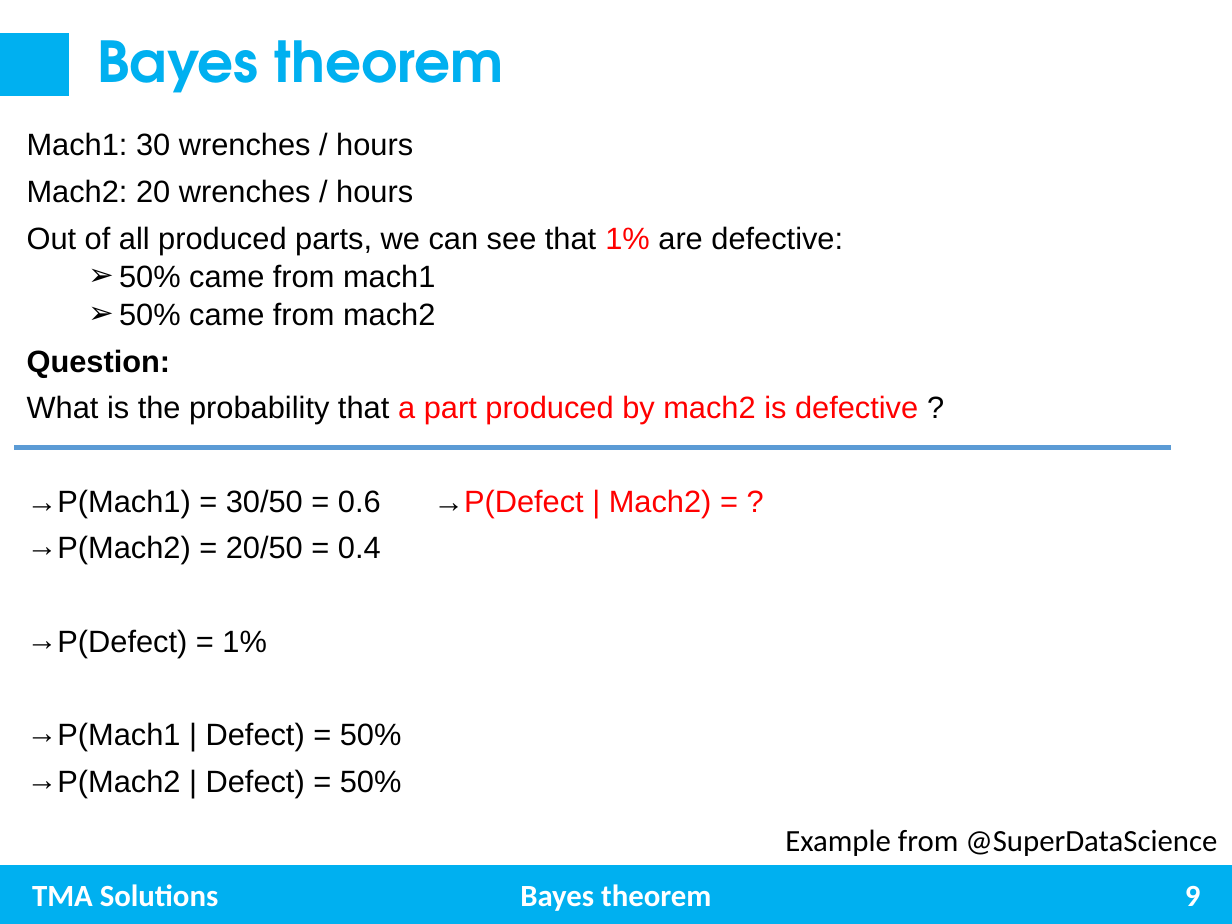
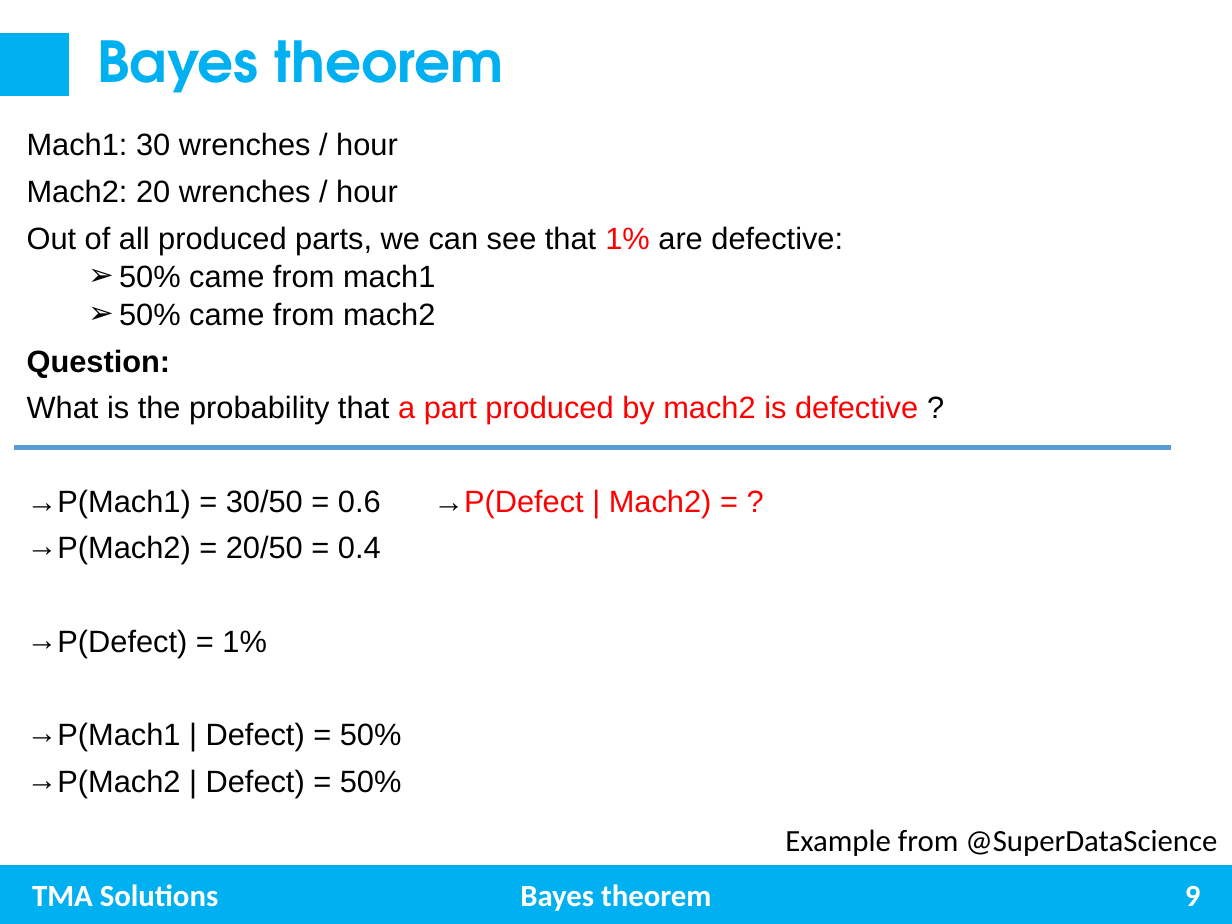
Before and after one commit to trungnghia2009/MachineLearning, a slide deck: slide 9 of Naive Bayes.pptx. Drawn at 1232x924 pixels with LibreOffice and Linux fonts; fonts in the diff are those of the drawing. Boxes give left, top, right and bottom in pixels: in the first picture for what was removed or moved away, otherwise in the second. Text is boxed around its words. In the diff, an @@ line names an element or a change of style, - is before the commit and + after.

Commit message:
update Naive Bayes

```diff
--- a/Naive Bayes.pptx
+++ b/Naive Bayes.pptx
@@ text at (27,132,398,203): text changed @@
-Mach1: 30 wrenches / hours
-Mach2: 20 wrenches / hours
+Mach1: 30 wrenches / hour
+Mach2: 20 wrenches / hour
```
Also in this commit, not shown: 7 other slides changed, 1 slide added.
